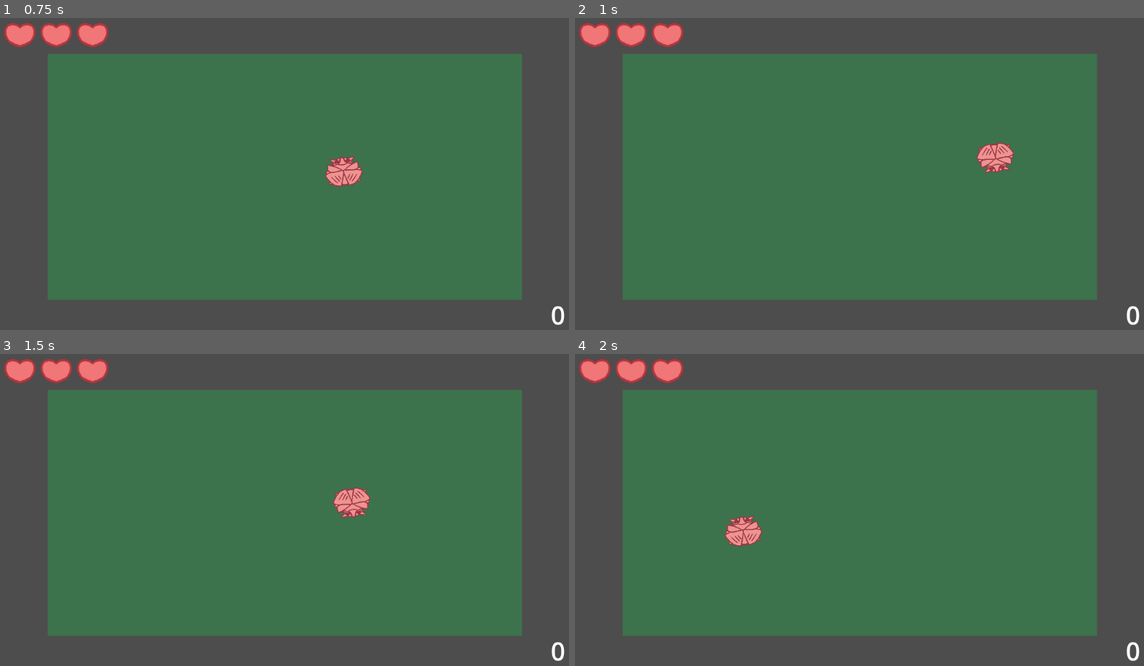
Above: before the commit, frames 1-4 (two rows, left to right).
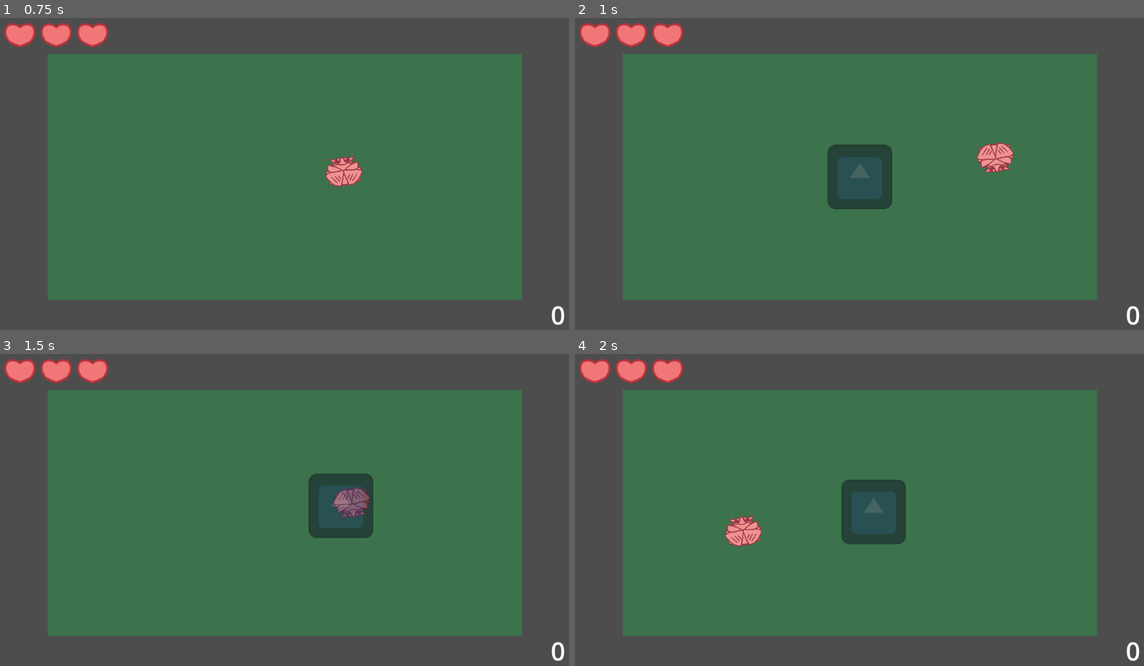
Above: after the commit, the same moments.

Repository: marikadu/FlowerBug
Game: Godot game, scene res://main.tscn
Two runs of this game, one before a commit and one after it. Both use one fixed random seed, a clock stepped at 60 frames per second and the inputs below. The engine's default icon, where the game draws it, is replaced by a stand-in: a white triangle on a blue panel in a dark square.
Inputs (mouse positions are in pixels of both pictures, inside the frame that each line leads up to):
- Up to frame 1 (0.75 s): tap Enter at 0.5 s; move the mouse to (415, 161) at 0.52 s; click (415, 161) at 0.6 s
- Up to frame 2 (1 s): no input
- Up to frame 3 (1.5 s): move the mouse to (170, 528) at 1.27 s; click (170, 528) at 1.35 s
- Up to frame 4 (2 s): no input

Frame 1 is identical in both runs. In frame 2, 2.2% of the frame differs, in the area x 44-56%, y 40-62%; in frame 3, 2.3%, in the area x 54-66%, y 38-59%; in frame 4, 2.2%.

Commit message:
changed the eating logic
now instead of waiting, the player would need to click multiple times to eat the flower

Diff:
--- /dev/null
+++ b/enemy/enemy.gd
@@ -0,0 +1,38 @@
+extends CharacterBody2D
+
+
+@export var max_speed = 260.0
+@export var min_speed = 50.0
+@export var lerp_factor = 0.2
+@export var cursor_threshold = 5.0
+
+var player: CharacterBody2D
+
+func _ready() -> void:
+	player = Global.player_instance
+	#player = get_tree().get_first_node_in_group("player")
+
+func _physics_process(_delta: float) -> void:
+	#if player == null:
+		#return
+
+	var target_position = player.global_position
+	var distance = global_position.distance_to(target_position)
+
+	# prevent character shaking when very close to the cursor
+	if distance < cursor_threshold:
+		velocity = velocity.lerp(Vector2.ZERO, 0.2)
+
+	else:
+		# smooth movement
+		# ensuring the character does not shake when close to cursor
+		var speed = lerp(min_speed, max_speed, distance / 50.0)
+		speed = clamp(speed, min_speed, max_speed)
+
+		var direction = (target_position - global_position).normalized()
+		var target_velocity = direction * speed
+		velocity = velocity.lerp(target_velocity, lerp_factor)
+
+	move_and_slide()
+	#$AnimatedSprite2D.look_at(target_position)
+	#look_at(target_position)
--- /dev/null
+++ b/enemy/enemy.tscn
@@ -0,0 +1,25 @@
+[gd_scene load_steps=4 format=3 uid="uid://fs4it4riksmh"]
+
+[ext_resource type="Script" uid="uid://cgsv0cintwamr" path="res://enemy/enemy.gd" id="1_ofsxj"]
+[ext_resource type="Texture2D" uid="uid://df7jeoknp7svk" path="res://icon.svg" id="2_ppra6"]
+
+[sub_resource type="RectangleShape2D" id="RectangleShape2D_ofsxj"]
+size = Vector2(100, 100)
+
+[node name="enemy" type="CharacterBody2D" groups=["enemy"]]
+collision_layer = 4
+collision_mask = 0
+script = ExtResource("1_ofsxj")
+
+[node name="Icon" type="Sprite2D" parent="."]
+self_modulate = Color(0.304693, 0.325885, 0.464867, 0.498039)
+z_index = 1
+texture = ExtResource("2_ppra6")
+
+[node name="CollisionShape2D" type="CollisionShape2D" parent="."]
+shape = SubResource("RectangleShape2D_ofsxj")
+
+[node name="Area2D" type="Area2D" parent="."]
+
+[node name="CollisionShape2D" type="CollisionShape2D" parent="Area2D"]
+shape = SubResource("RectangleShape2D_ofsxj")
--- a/main.gd
+++ b/main.gd
@@ -31,7 +31,11 @@
 	var player = preload("res://player/insect.tscn")
 	var player_instance = player.instantiate()
 	player_instance.position = get_viewport_rect().size/2
+	player_instance.add_to_group("player")
 	add_child(player_instance)
+
+	# storing the player instance in Global
+	Global.player_instance = player_instance
 
 	screen_size = get_viewport().get_visible_rect().size
 
@@ -42,6 +46,11 @@
 	hearts_container.setMaxHearts(player_instance.max_health)
 	hearts_container.updateHearts(player_instance.current_health)
 	Events.healthChanged.connect(hearts_container.updateHearts)
+
+	#var enemy = preload("res://enemy/enemy.tscn")
+	#var enemy_instance = enemy.instantiate()
+	##enemy_instance.position = get_viewport_rect().size/2
+	#add_child(enemy_instance)
 
 func spawn_flower():
 	var random_position: Vector2
@@ -169,3 +178,16 @@
 
 func _on_power_up_spawn_timer_timeout() -> void:
 	spawn_powerup()
+
+
+func spawn_enemy():
+	var enemy = preload("res://enemy/enemy.tscn")
+	var enemy_instance = enemy.instantiate()
+	enemy_instance.position = get_viewport_rect().size/2
+	enemy_instance.add_to_group("enemy")
+	add_child(enemy_instance)
+
+
+func _on_enemy_spawn_timer_timeout() -> void:
+	spawn_enemy()
+	$Enemy_Spawn_Timer.stop()
--- a/main.tscn
+++ b/main.tscn
@@ -26,6 +26,9 @@
 wait_time = 8.0
 autostart = true
 
+[node name="Enemy_Spawn_Timer" type="Timer" parent="."]
+autostart = true
+
 [node name="CanvasLayer" type="CanvasLayer" parent="."]
 
 [node name="Score" parent="CanvasLayer" instance=ExtResource("3_1bvp3")]
@@ -44,3 +47,4 @@
 
 [connection signal="timeout" from="Flower_Spawn_Timer" to="." method="_on_flower_spawn_timer_timeout"]
 [connection signal="timeout" from="PowerUp_Spawn_Timer" to="." method="_on_power_up_spawn_timer_timeout"]
+[connection signal="timeout" from="Enemy_Spawn_Timer" to="." method="_on_enemy_spawn_timer_timeout"]
--- a/player/insect.gd
+++ b/player/insect.gd
@@ -19,6 +19,7 @@
 @export var min_speed = 50.0
 @export var lerp_factor = 0.2
 @export var cursor_threshold = 5.0
+@export var bites_required: int = 4
 
 
 var near_flower: bool
@@ -36,6 +37,8 @@
 var max_health = 3
 var current_health: int
 
+var current_bite_counter : int = 0
+
 func _ready() -> void:
 	eating_bar.hide()
 	trapped_bar.hide()
@@ -104,6 +107,7 @@
 					eating_timer.start()
 					eating_bar.value = 0 # resetting the progress bar value
 					eating_bar.show()
+					print("is eating: ", is_eating)
 
 				if flower_to_eat.is_in_group("carnivorous"):
 					var i = 0
@@ -134,10 +138,21 @@
 			print("can't eat")
 
 
+
 func _process(_delta: float) -> void:
 	if is_eating:
-		var percentage = (eating_timer.time_left / eating_timer.wait_time) * 100
-		eating_bar.value = 100 - percentage
+		#var percentage = (eating_timer.time_left / eating_timer.wait_time) * 100
+		#eating_bar.value = 100 - percentage
+
+		if Input.is_action_just_pressed("eat"):
+			#print("eating faster")
+			current_bite_counter += 1
+			eating_bar.value = (current_bite_counter / float(bites_required)) * 100
+			print("eating progress: ", eating_bar.value)
+
+			if current_bite_counter >= bites_required:
+				ate_the_flower()
+				current_bite_counter = 0 # resetting the counter
 
 	if is_trapped:
 		var percentage = (trapped_timer.time_left / trapped_timer.wait_time) * 100
@@ -171,8 +186,11 @@
 
 
 func _on_eating_timer_timeout() -> void:
+	ate_the_flower()
+
+
+func ate_the_flower():
 	if is_instance_valid(flower_to_eat):
-	#if flower_to_eat:
 		var flower_type = flower_to_eat.flower_type
 
 		get_parent().remove_flower(flower_to_eat) # removing the flower
@@ -186,8 +204,6 @@
 	near_flower = false
 	is_eating = false
 	follow_cursor = true
-
-	choose_closest_flower() # finding another closest flower
 
 
 func _on_trapped_timer_timeout() -> void:
--- a/project.godot
+++ b/project.godot
@@ -26,6 +26,7 @@
 powerup=""
 player=""
 carnivorous=""
+enemy=""
 
 [input]
 
@@ -34,8 +35,14 @@
 "events": [Object(InputEventMouseButton,"resource_local_to_scene":false,"resource_name":"","device":-1,"window_id":0,"a …(253 unchanged characters)…
 ]
 }
+eat_faster={
+"deadzone": 0.2,
+"events": [Object(InputEventMouseButton,"resource_local_to_scene":false,"resource_name":"","device":-1,"window_id":0,"alt_pressed":false,"shift_pressed":false,"ctrl_pressed":false,"meta_pressed":false,"button_mask":0,"position":Vector2(0, 0),"global_position":Vector2(0, 0),"factor":1.0,"button_index":2,"canceled":false,"pressed":false,"double_click":false,"script":null)
+]
+}
 
 [layer_names]
 
 2d_physics/layer_1="Insect"
 2d_physics/layer_2="Walls"
+2d_physics/layer_3="Enemy"
Not shown, added: enemy/enemy.gd.uid
